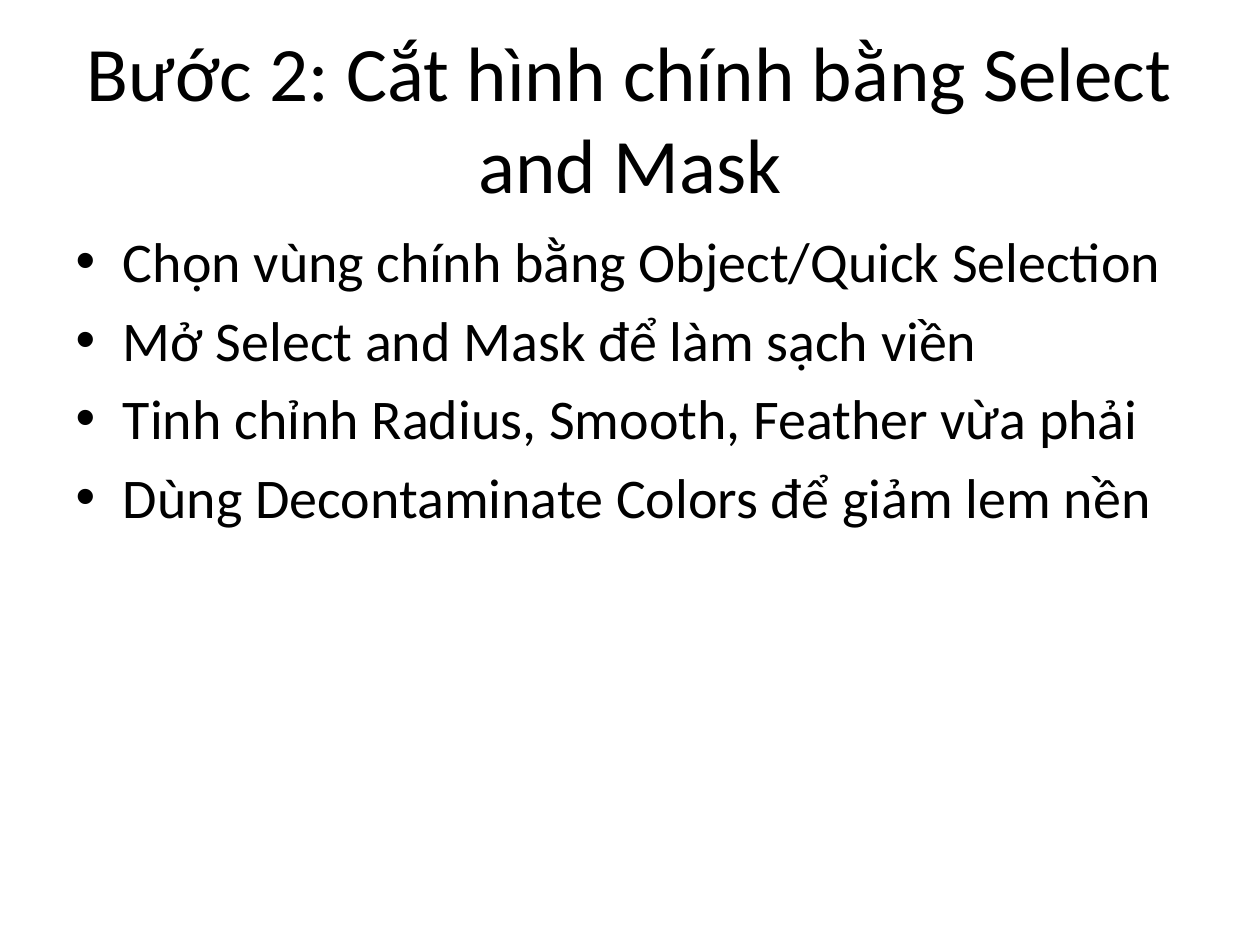
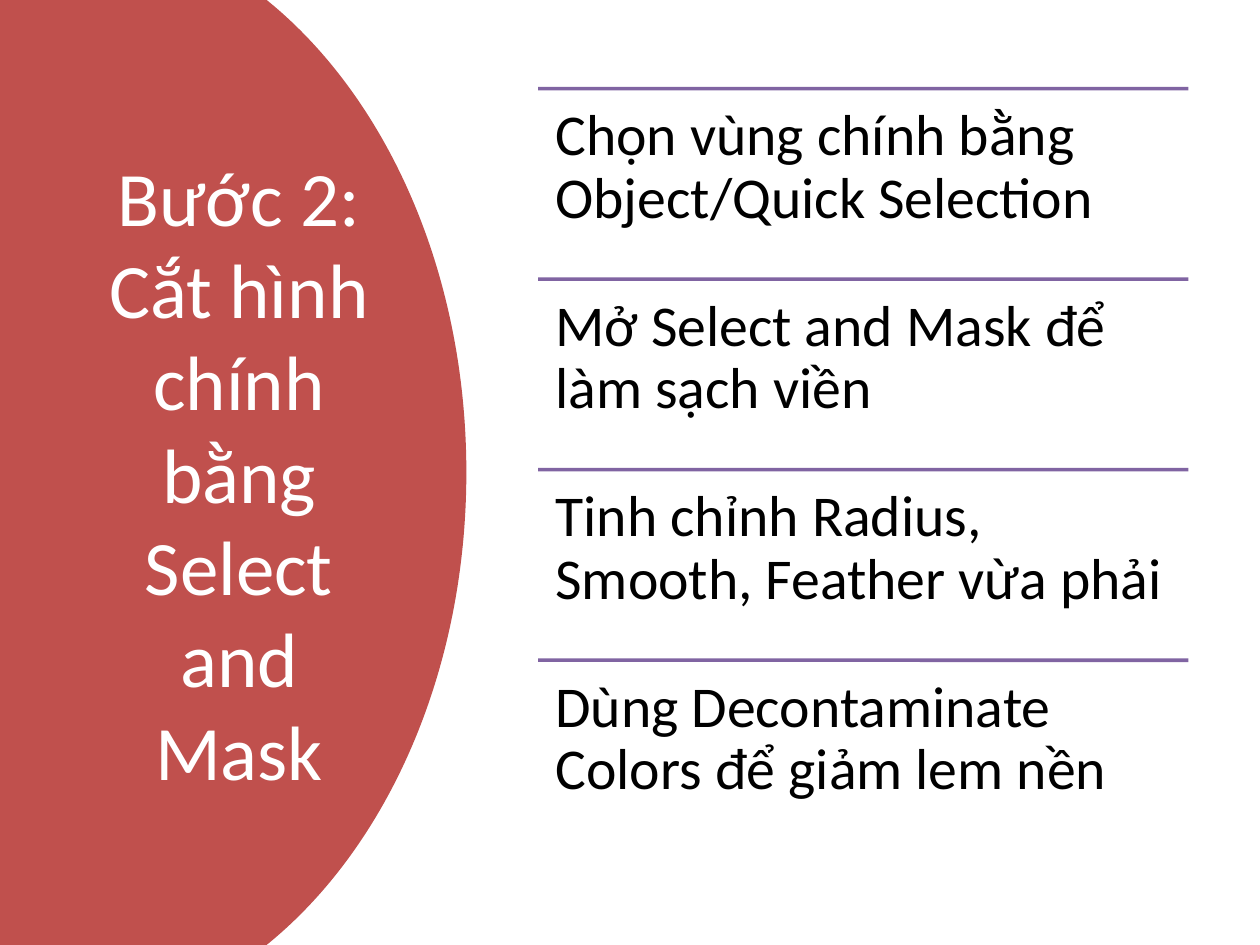
Before and after one commit to SokKimThanh/Yas-upload-hinh, a slide deck: slide 4 of Linh Kiện Khuôn Ép Nhựa/33-tapered-pin-set-standard-installation-type-suj2/yas-tek-full-ky-nang-upload-sp.pptx. Drawn at 1260x945 pixels with LibreOffice and Linux fonts; fonts in the diff are those of the drawing. Boxes give left, top, right and bottom in pixels: in the first picture for what was removed or moved away, otherwise in the second. Text is boxed around its words. In the diff, an @@ line names an element or a change of style, - is before the commit and + after.

```diff
--- a/Linh Kiện Khuôn Ép Nhựa/33-tapered-pin-set-standard-installation-type-suj2/yas-tek-full-ky-nang-upload-sp.pptx
+++ b/Linh Kiện Khuôn Ép Nhựa/33-tapered-pin-set-standard-installation-type-suj2/yas-tek-full-ky-nang-upload-sp.pptx
@@ freeform shape added at (x1=0, y1=0, x2=466, y2=945), fill #C0504D @@
@@ title "Bước 2: Cắt hình chính ..." moved from (x1=87, y1=39, x2=1171, y2=194) to (x1=109, y1=173, x2=369, y2=781) @@
@@ title "Bước 2: Cắt hình chính ..." at (x1=109, y1=173, x2=369, y2=781): text colour #000000 to #FFFFFF @@
@@ text removed at (x1=123, y1=237, x2=1160, y2=528) @@
-• Chọn vùng chính bằng Object/Quick Selection
-• Mở Select and Mask để làm sạch viền
-• Tinh chỉnh Radius, Smooth, Feather vừa phải
-• Dùng Decontaminate Colors để giảm lem nền
@@ group added at (x1=538, y1=88, x2=1188, y2=799): 4 lines, 4 texts @@
+Chọn vùng chính bằng Object/Quick Selection
+Mở Select and Mask để làm sạch viền
+Tinh chỉnh Radius, Smooth, Feather vừa phải
+Dùng Decontaminate Colors để giảm lem nền
```
Also in this commit, not shown: 7 other slides changed, 2 other files.
